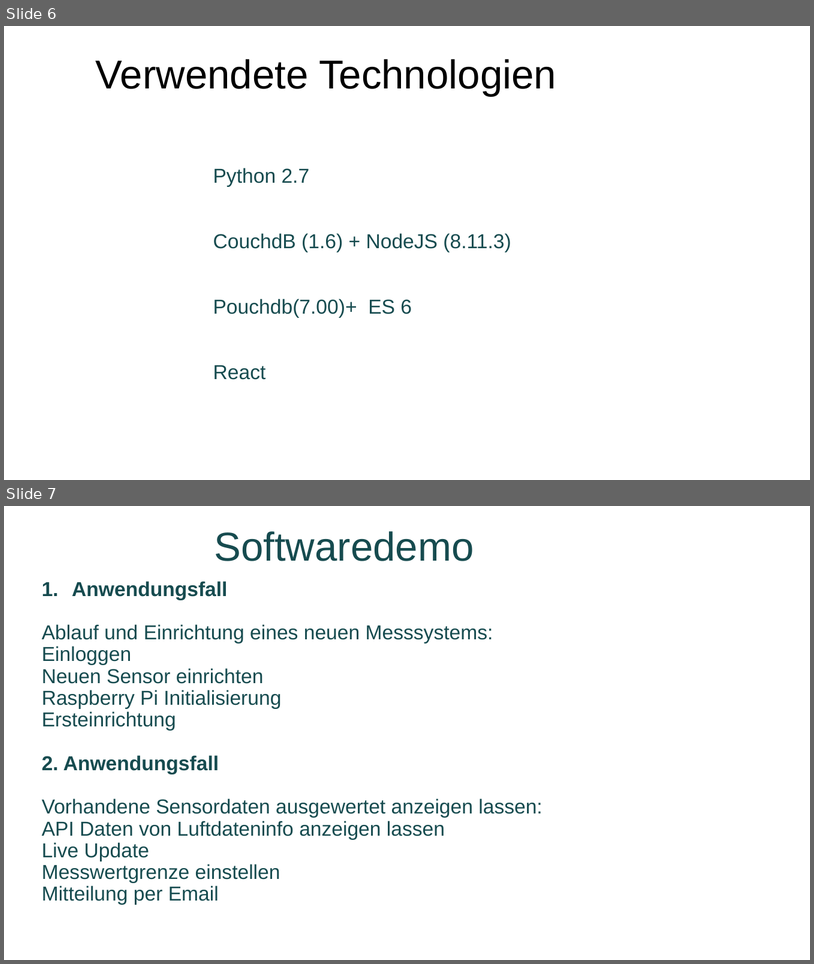
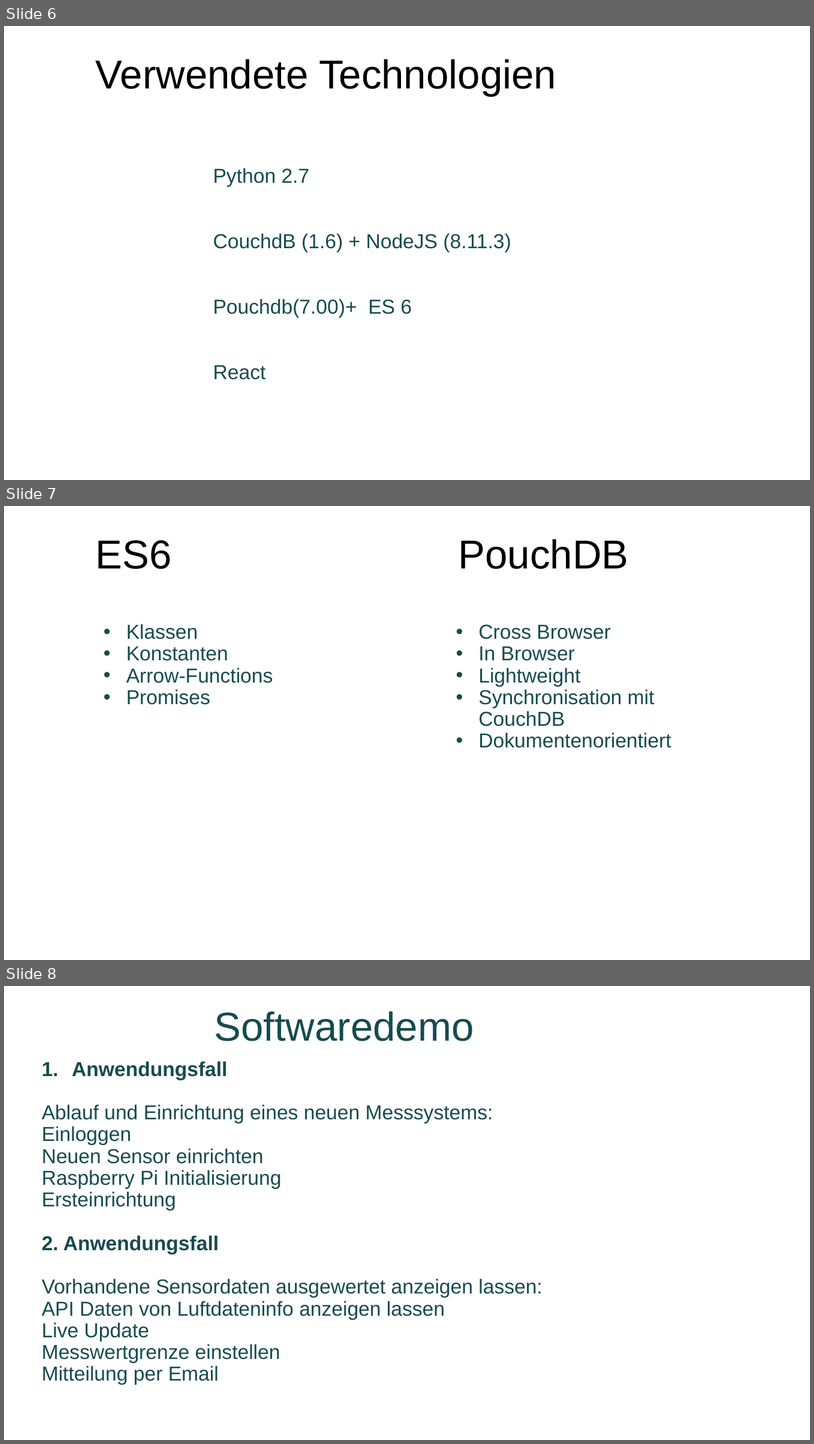
Before and after one commit to sweigel1/RichClientApplicationDevelopment, a slide deck: AirPollutionControl/Vortrag_APC.pptx. Shown one above the other, each under a label of ours: slides 6 and 7 before the commit, slides 6, 7 and 8 after it. The pictures are 814x964 and 814x1444 pixels, drawn with LibreOffice and Linux fonts; fonts in the diff are those of the drawing; background and template pictures are left out. Boxes give left, top, right and bottom in pixels: in the first picture for what was removed or moved away, otherwise in the second. Text is boxed around its words. In the diff, an @@ line names an element or a change of style, - is before the commit and + after.

Commit message:
Letze_Änderungen

```diff
--- a/AirPollutionControl/Vortrag_APC.pptx
+++ b/AirPollutionControl/Vortrag_APC.pptx
@@ slide 7 added at box(4, 506, 810, 960), background picture (left out) @@
@@ title added at box(96, 539, 629, 569), 48 pt, text #000000 @@
+ES6 PouchDB
@@ text added at box(126, 624, 273, 705), 24 pt, text #164B4F @@
+• Klassen
+• Konstanten
+• Arrow-Functions
+• Promises
@@ text added at box(479, 624, 671, 748), 24 pt, text #164B4F @@
+• Cross Browser
+• In Browser
+• Lightweight
+• Synchronisation mit CouchDB
+• Dokumentenorientiert
@@ what was slide 7 is now slide 8 @@
```
